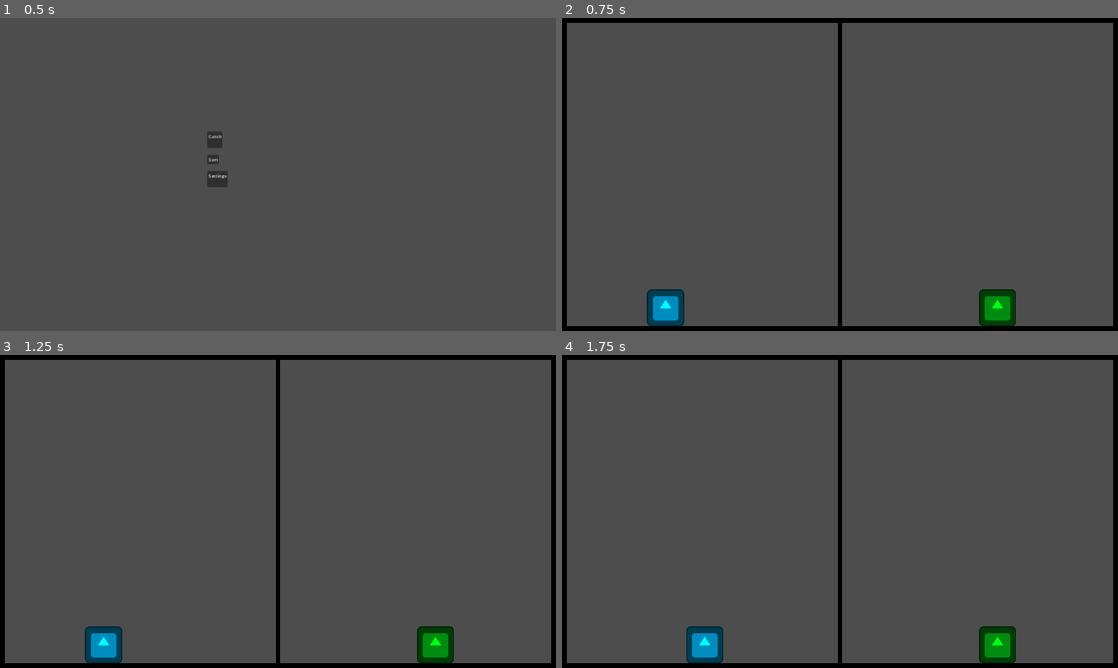
Above: before the commit, frames 1-4 (two rows, left to right).
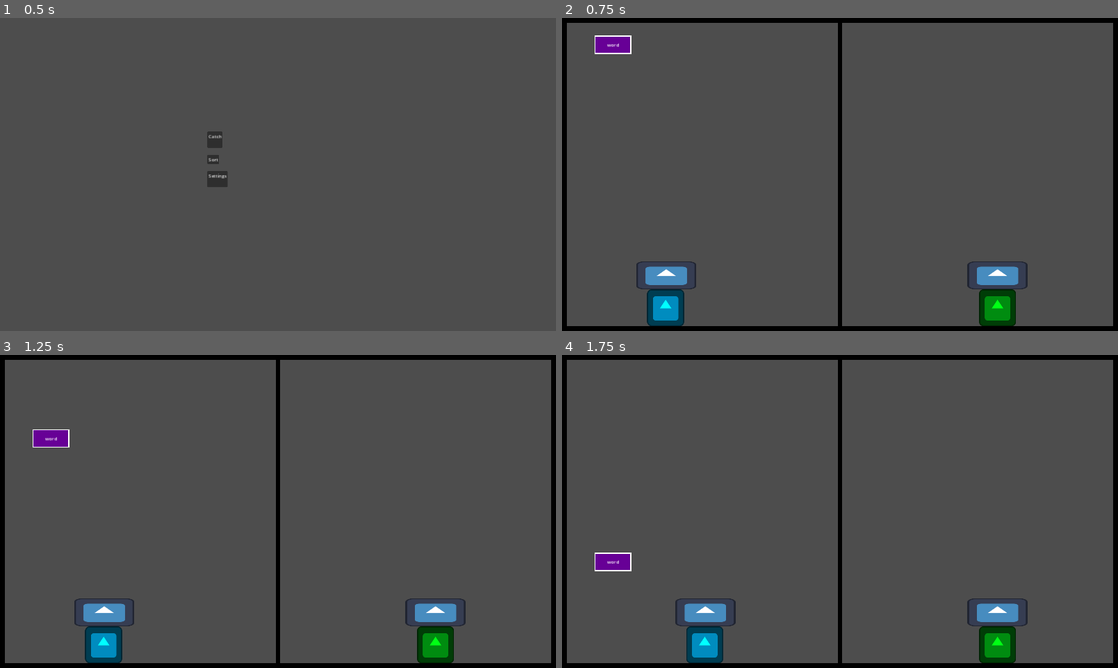
Above: after the commit, the same moments.

Repository: NymmkTheMink/Duo-Ling
Game: Godot game, scene res://main_menu.tscn
Two runs of this game, one before a commit and one after it. Both use one fixed random seed, a clock stepped at 60 frames per second and the inputs below. The engine's default icon, where the game draws it, is replaced by a stand-in: a white triangle on a blue panel in a dark square.
Inputs:
- Up to frame 1 (0.5 s): no input
- Up to frame 2 (0.75 s): click "Catch" at 0.5 s
- Up to frame 3 (1.25 s): no input
- Up to frame 4 (1.75 s): hold D (right_P1) from 1.28 s (still down); tap S (choose_P1) at 1.35 s

Frame 1 is identical in both runs. In frame 2, 1.5% of the frame differs, in the area x 5-84%, y 5-87%; in frame 3, 1.5%; in frame 4, 1.5%, in the area x 5-84%, y 63-87%.

Commit message:
box added

Diff:
--- a/game_modes/catch/catch.tscn
+++ b/game_modes/catch/catch.tscn
@@ -1,8 +1,16 @@
-[gd_scene load_steps=9 format=3 uid="uid://du8k8m3n64qbo"]
+[gd_scene load_steps=13 format=3 uid="uid://du8k8m3n64qbo"]
 
 [ext_resource type="PackedScene" uid="uid://d2shw7s47uwlp" path="res://game_modes/catch/ling_ling.tscn" id="1_h5fd2"]
 [ext_resource type="Script" path="res://game_modes/catch/catch.gd" id="1_osmho"]
 [ext_resource type="PackedScene" uid="uid://bty54xx8gr1io" path="res://game_modes/catch/duolingo.tscn" id="2_7drgi"]
+[ext_resource type="Texture2D" uid="uid://bqj1vwibsmhp4" path="res://icon.svg" id="4_3viyx"]
+[ext_resource type="PackedScene" uid="uid://fch0ccb1x255" path="res://game_modes/catch/words/FrenchWords.tscn" id="5_37opf"]
+
+[sub_resource type="RectangleShape2D" id="RectangleShape2D_wsvdm"]
+size = Vector2(200, 86.5)
+
+[sub_resource type="RectangleShape2D" id="RectangleShape2D_xsdsf"]
+size = Vector2(200, 85)
 
 [sub_resource type="RectangleShape2D" id="RectangleShape2D_bv82j"]
 size = Vector2(1911, 32)
@@ -25,8 +33,34 @@
 [node name="LingLing" parent="." instance=ExtResource("1_h5fd2")]
 position = Vector2(104, 480)
 
+[node name="languagebox ling" type="Area2D" parent="LingLing"]
+position = Vector2(1416, 360)
+metadata/_edit_group_ = true
+
+[node name="CollisionShape2D" type="CollisionShape2D" parent="LingLing/languagebox ling"]
+position = Vector2(-16, 48)
+shape = SubResource("RectangleShape2D_wsvdm")
+
+[node name="Sprite2D" type="Sprite2D" parent="LingLing/languagebox ling"]
+position = Vector2(-16, 48)
+scale = Vector2(1.625, 0.75)
+texture = ExtResource("4_3viyx")
+
 [node name="Duolingo" parent="." instance=ExtResource("2_7drgi")]
 position = Vector2(-64, 240)
+
+[node name="languagebox duo" type="Area2D" parent="Duolingo"]
+position = Vector2(400, 168)
+metadata/_edit_group_ = true
+
+[node name="CollisionShape2D" type="CollisionShape2D" parent="Duolingo/languagebox duo"]
+position = Vector2(24, 480)
+shape = SubResource("RectangleShape2D_xsdsf")
+
+[node name="Sprite2D" type="Sprite2D" parent="Duolingo/languagebox duo"]
+position = Vector2(24, 480)
+scale = Vector2(1.625, 0.75)
+texture = ExtResource("4_3viyx")
 
 [node name="ColorRect" type="ColorRect" parent="."]
 offset_left = 952.0
@@ -88,3 +122,6 @@
 [node name="CollisionShape2D" type="CollisionShape2D" parent="ColorRect5/StaticBody2D"]
 position = Vector2(944, 544.5)
 shape = SubResource("RectangleShape2D_k7sb3")
+
+[node name="FrenchWords" parent="." instance=ExtResource("5_37opf")]
+position = Vector2(176, 80)
--- a/game_modes/catch/words/FrenchWords.tscn
+++ b/game_modes/catch/words/FrenchWords.tscn
@@ -12,6 +12,7 @@
 size = Vector2(128, 64)
 
 [node name="FrenchWords" type="RigidBody2D"]
+mass = 0.1
 
 [node name="Label" type="Label" parent="."]
 offset_left = -64.0
